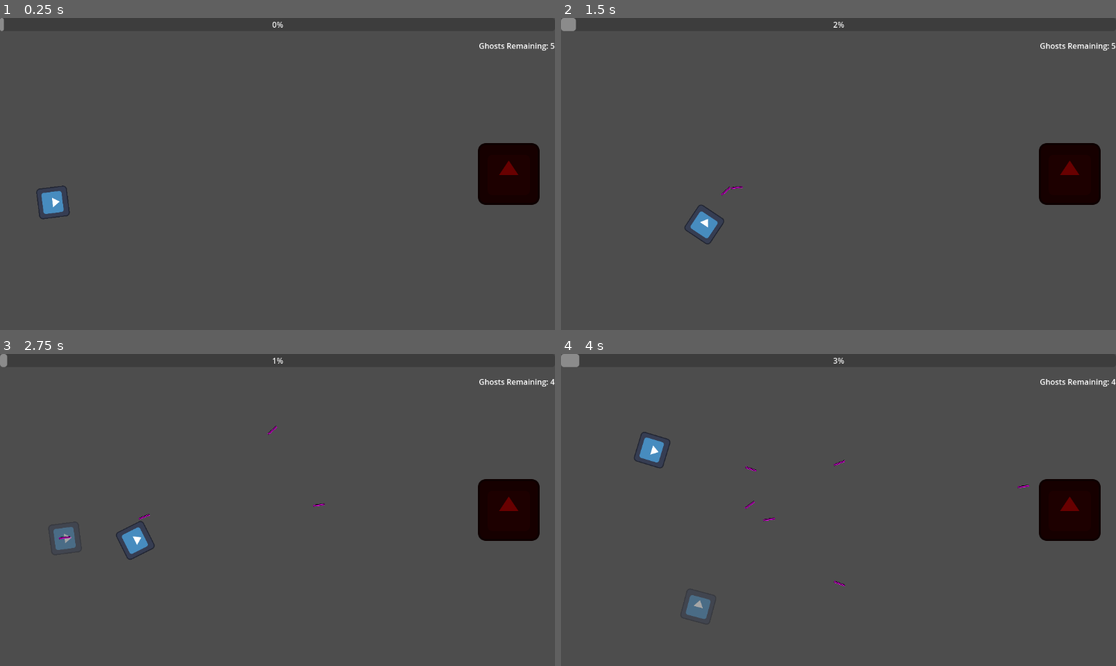
Above: before the commit, frames 1-4 (two rows, left to right).
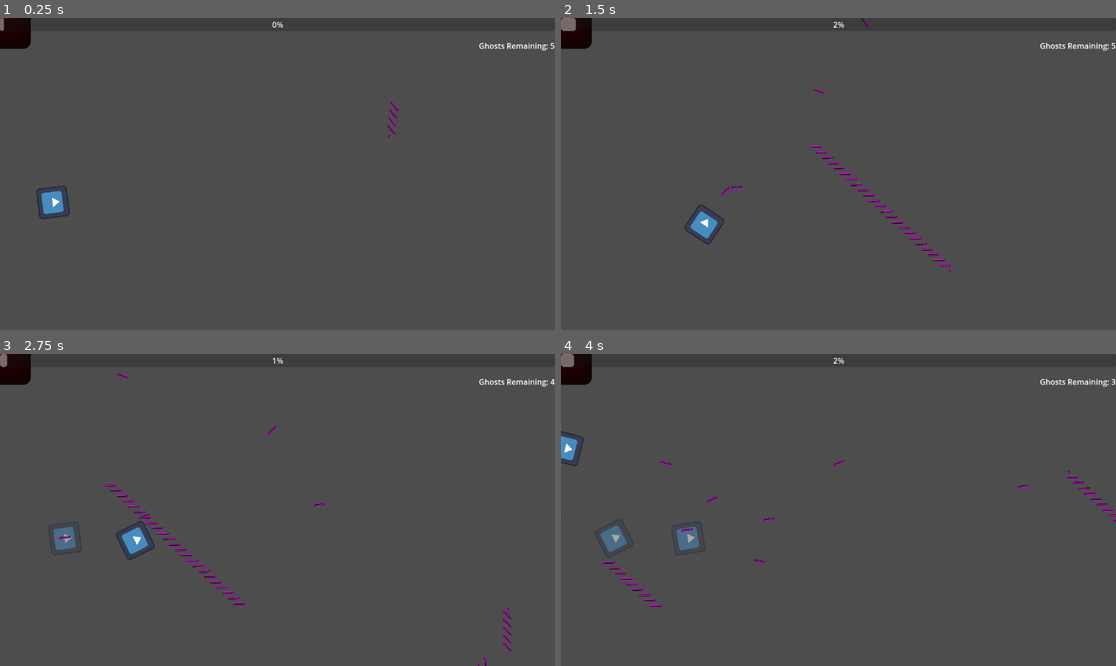
Above: after the commit, the same moments.

Repository: NovaTome/ntgamejam2025
Game: Godot game, scene res://Scenes/boss_room.tscn
The game is run twice, just before and just after one commit, with the same random seed, the same clock (stepped at 60 frames per second) and the same inputs. This scene is started directly instead of the project's main scene. The engine's default icon, where the game draws it, is replaced by a stand-in: a white triangle on a blue panel in a dark square.
Inputs (mouse positions are in pixels of both pictures, inside the frame that each line leads up to):
- Up to frame 1 (0.25 s): no input
- Up to frame 2 (1.5 s): tap Enter at 0.5 s; move the mouse to (960, 158) at 0.52 s; hold D (right) 0.53-1.28 s; tap Space (fire) at 0.6, 1.35 s; move the mouse to (727, 189) at 1.27 s; hold S (down) from 1.28 s (still down)
- Up to frame 3 (2.75 s): move the mouse to (333, 441) at 2.02 s; release S (down) at 2.03 s; hold D (right) from 2.03 s (still down); hold X (spawn) from 2.03 s (still down); tap Space (fire) at 2.3 s
- Up to frame 4 (4 s): move the mouse to (810, 572) at 2.77 s; release D (right) at 2.78 s; release X (spawn) at 2.78 s; hold W (up) 2.78-3.53 s; tap Space (fire) at 2.85, 3.6 s; move the mouse to (1005, 556) at 3.52 s; hold A (left) from 3.53 s (still down)

The runs differ from the first frame. In frame 1, 2.8% of the frame differs, in the area x 0-98%, y 0-60%; in frame 2, 3.1%; in frame 3, 3.2%; in frame 4, 4.3%, in the area x 0-100%, y 0-85%.

Commit message:
Start on swirl attack

Diff:
--- /dev/null
+++ b/Scenes/Entities/Attacks/swirl_attack.tscn
@@ -0,0 +1,38 @@
+[gd_scene load_steps=6 format=3 uid="uid://du0y8aanpwib0"]
+
+[ext_resource type="PackedScene" uid="uid://dxtlhaoalm7os" path="res://Scenes/Entities/Attacks/bullet_source.tscn" id="1_eow5e"]
+[ext_resource type="Script" uid="uid://cybbyw5gkg1di" path="res://Scripts/Attacks/swirl_attack.gd" id="1_gum0f"]
+[ext_resource type="PackedScene" uid="uid://b3ifmidv1nnnd" path="res://Scenes/Entities/projectile.tscn" id="2_gum0f"]
+
+[sub_resource type="Curve2D" id="Curve2D_lshpw"]
+_data = {
+"points": PackedVector2Array(0, 0, 0, 0, 0, 0, 0, 0, 0, 0, -44, 33, 0, 0, 0, 0, -40, 304, 0, 0, 0, 0, 23, 357, 0, 0, 0, 0, 160, 358, 0, 0, 0, 0, 211, 310, 0, 0, 0, 0, 209, -2, 0, 0, 0, 0, 0, 0)
+}
+point_count = 8
+
+[sub_resource type="PlaceholderTexture2D" id="PlaceholderTexture2D_gum0f"]
+size = Vector2(5, 5)
+
+[node name="SwirlAttack" type="Node2D"]
+script = ExtResource("1_gum0f")
+
+[node name="Path2D" type="Path2D" parent="."]
+curve = SubResource("Curve2D_lshpw")
+
+[node name="PathFollow2D" type="PathFollow2D" parent="Path2D"]
+rotation = 2.49809
+
+[node name="BulletSource" parent="Path2D/PathFollow2D" instance=ExtResource("1_eow5e")]
+rotation = 1.5708
+projectile = ExtResource("2_gum0f")
+group = "SwirlAttack"
+
+[node name="Test" type="Sprite2D" parent="Path2D/PathFollow2D"]
+rotation = -2.49809
+texture = SubResource("PlaceholderTexture2D_gum0f")
+
+[node name="Timer" type="Timer" parent="."]
+wait_time = 0.05
+autostart = true
+
+[connection signal="timeout" from="Timer" to="." method="_on_timer_timeout"]
--- a/Scenes/boss_room.tscn
+++ b/Scenes/boss_room.tscn
@@ -7,6 +7,7 @@
 [ext_resource type="PackedScene" uid="uid://by48x72g25wal" path="res://Scenes/Entities/Enemies/boss_enemy.tscn" id="5_l7on7"]
 [ext_resource type="Script" uid="uid://dm305gi7va2nd" path="res://Scripts/Managers/bullet_manager.gd" id="5_q04ek"]
 [ext_resource type="Script" uid="uid://db2p011nid3sd" path="res://Scripts/Managers/sound_manager.gd" id="7_bnrw0"]
+[ext_resource type="PackedScene" uid="uid://du0y8aanpwib0" path="res://Scenes/Entities/Attacks/swirl_attack.tscn" id="8_djbyv"]
 
 [node name="BossRoom" type="Node2D"]
 script = ExtResource("1_bnrw0")
@@ -20,6 +21,7 @@
 [node name="GUI" parent="SelfManagement" instance=ExtResource("4_b2mui")]
 
 [node name="BossEnemy" parent="SelfManagement" instance=ExtResource("5_l7on7")]
+process_mode = 4
 phase = 1
 
 [node name="BulletManager" type="Node2D" parent="."]
@@ -27,3 +29,6 @@
 
 [node name="SoundManager" type="Node" parent="."]
 script = ExtResource("7_bnrw0")
+
+[node name="SwirlAttack" parent="." instance=ExtResource("8_djbyv")]
+position = Vector2(845, 218)
--- /dev/null
+++ b/Scripts/Attacks/swirl_attack.gd
@@ -0,0 +1,10 @@
+extends Node2D
+class_name SwirlAttack
+
+@onready var path_follow_2d: PathFollow2D = $Path2D/PathFollow2D
+@onready var bullet_source: BulletSource = $Path2D/PathFollow2D/BulletSource
+
+
+func _on_timer_timeout() -> void:
+	bullet_source.fire()
+	path_follow_2d.progress_ratio+=0.01
Not shown: 1 places in Scenes/boss_room.tscn that only renumber resources
Not shown, added: Scripts/Attacks/swirl_attack.gd.uid
